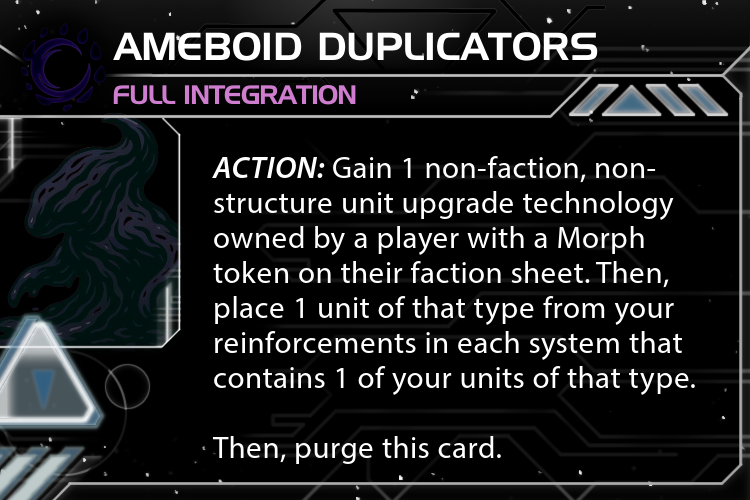
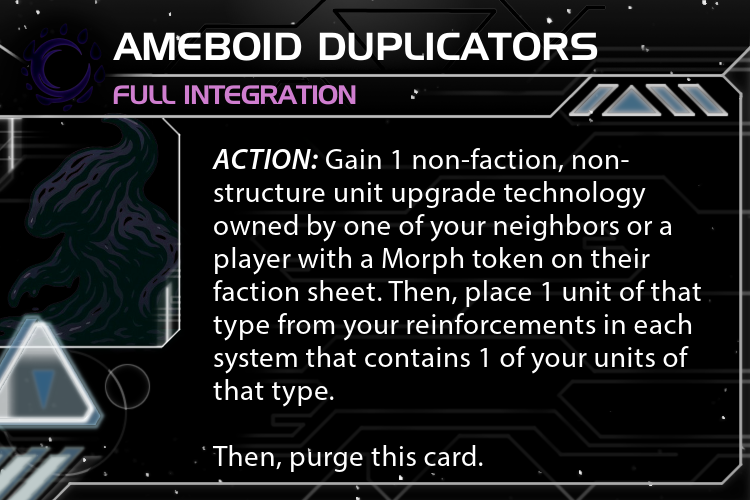
Comparing the layer stacks of the two 750 x 500 images. Changes:
painted on "ACTION: Gain 1 non-faction, no..." over <box>212,148,701,472</box>